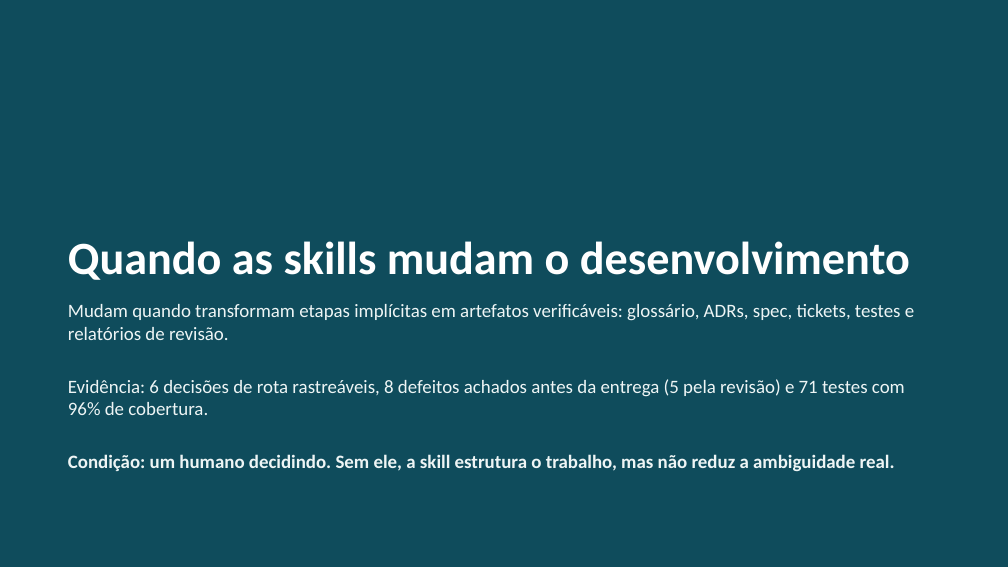
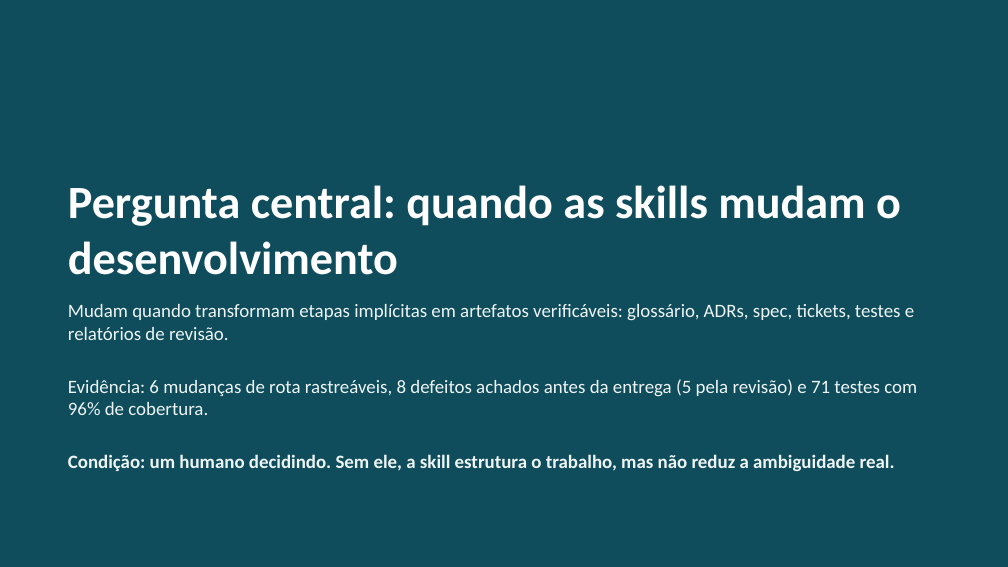
Before and after one commit to BeatrizSamaha/ac-ia-skills, a slide deck: slide 21 of slides/apresentacao.pptx (slide 16 before the commit). Drawn at 1008x567 pixels with LibreOffice and Linux fonts; fonts in the diff are those of the drawing. Boxes give left, top, right and bottom in pixels: in the first picture for what was removed or moved away, otherwise in the second. Text is boxed around its words. In the diff, an @@ line names an element or a change of style, - is before the commit and + after.

Commit message:
Slides: roteiro do enunciado, critérios, exemplos com prints reais e 7 perguntas da seção 5

```diff
--- a/slides/apresentacao.pptx
+++ b/slides/apresentacao.pptx
@@ title at <box>68,185,901,275</box>: text changed @@
-Quando as skills mudam o desenvolvimento
+Pergunta central: quando as skills mudam o desenvolvimento
@@ text at <box>68,379,917,415</box>: text changed @@
-Evidência: 6 decisões de rota rastreáveis, 8 defeitos achados antes da entrega (5 pela revisão) e 71 testes com 96% de cobertura.
+Evidência: 6 mudanças de rota rastreáveis, 8 defeitos achados antes da entrega (5 pela revisão) e 71 testes com 96% de cobertura.
```
Also in this commit, not shown: 13 other slides changed, 6 slides added, 1 slide removed, 10 other files.
